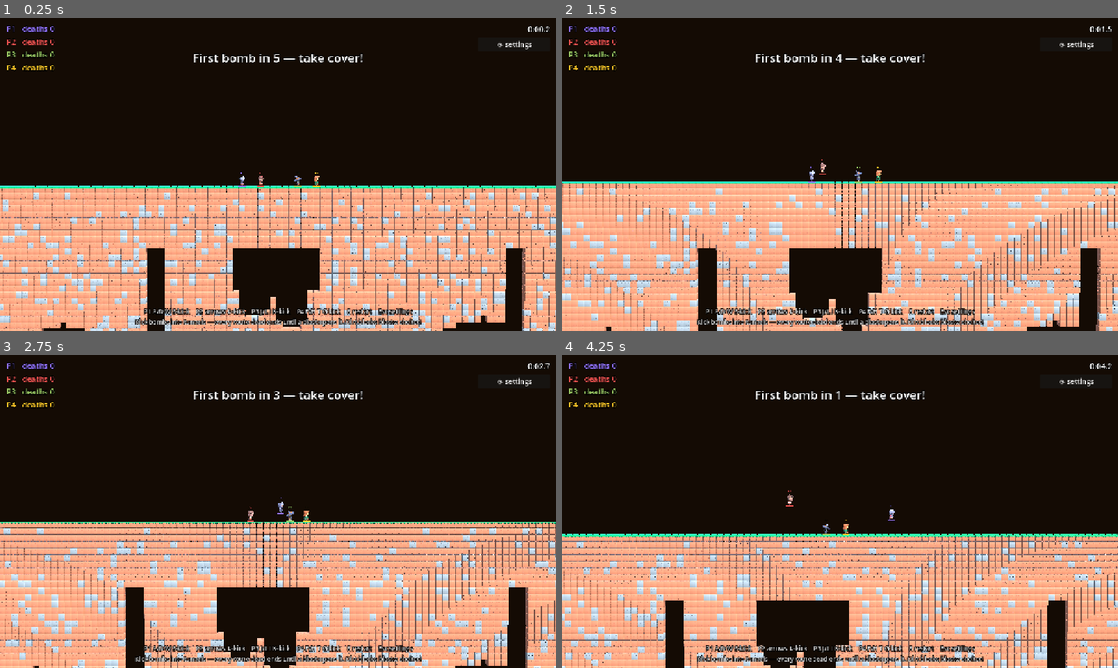
Above: before the commit, frames 1-4 (two rows, left to right).
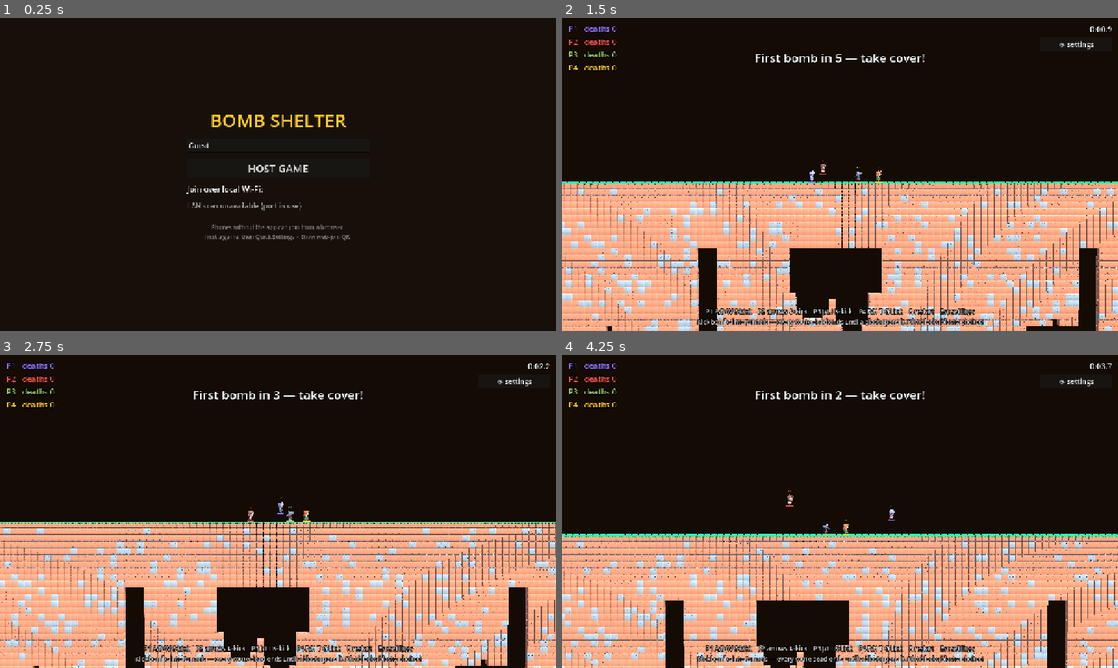
Above: after the commit, the same moments.

Repository: uchy4/dummy
Game: Godot game, scene res://scenes/menu.tscn
Same seed, same stepped clock (60 frames per second), same inputs: the game is played once before the commit and once after it. Before the commit the project starts from res://scenes/main.tscn.
Inputs (mouse positions are in pixels of both pictures, inside the frame that each line leads up to):
- Up to frame 1 (0.25 s): no input
- Up to frame 2 (1.5 s): click (840, 168) at 0.5 s, where only the run after the commit has a clickable "HOST GAME"; tap Enter (ui_accept) at 1.25 s; move the mouse to (962, 158) at 1.27 s; hold D (p1_right) from 1.28 s (still down); hold S (p1_kick) from 1.28 s (still down); click (962, 158) at 1.42 s
- Up to frame 3 (2.75 s): tap W (p1_jump) at 1.52, 1.55, 1.82, 2.1, 2.27, 2.57 s; move the mouse to (166, 527) at 2.02 s; release D (p1_right) at 2.03 s; release S (p1_kick) at 2.03 s; hold Down from 2.03 s (still down); tap S (p1_kick) at 2.3 s
- Up to frame 4 (4.25 s): move the mouse to (895, 442) at 2.77 s; release Down at 2.78 s; hold D (p1_right) 2.78-3.53 s; hold S (p1_kick) 2.78-3.53 s; tap W (p1_jump) at 3.05, 3.77, 4.07 s; move the mouse to (812, 574) at 3.52 s; hold Up from 3.53 s (still down); tap J at 3.6 s; click (812, 574) at 3.67 s; tap S (p1_kick) at 3.8 s

The runs differ from the first frame. In frame 1, 43% of the frame differs, in the area x 0-100%, y 2-100%; in frame 2, 8.6%; in frame 3, 0.1%; in frame 4, less than 0.1%.

Commit message:
Two side-by-side APK flavors and native LAN host/join with discovery
Export presets split into Android (com.uchy4.bombshelter, 'Bomb Shelter
2D', custom feature mode2d) and Android3D (com.uchy4.bombshelter3d,
'Bomb Shelter 3D', mode3d); each APK locks its renderer and CI builds
and publishes both.

The game now boots into a menu: HOST GAME starts the usual match and
broadcasts a UDP discovery beacon (port 8930, 1 Hz); the join list shows
beacons heard on the LAN and connects as a native client. The client
speaks the existing WebSocket state protocol and mirrors the match with
puppet Player/Bomb/Chest entities on a client-mode Terrain, so both the
2D renderer and the KayKit 2.5D layer work unchanged; inputs stream
back to the host. Ragdolls, explosion FX, sounds, and win overlays are
reproduced client-side. Esc/Leave returns to the menu.

Co-Authored-By: Claude Fable 5 <noreply@anthropic.com>
Claude-Session: https://claude.ai/code/session_01QSJudmCHT44WHN37u3ZpBk

Diff:
--- a/bomb-shelter/project.godot
+++ b/bomb-shelter/project.godot
@@ -8,7 +8,7 @@
 
 config/name="Bomb Shelter"
 config/description="Bombs fall from the sky. Blast your way down through dead-end caverns to the finish line."
-run/main_scene="res://scenes/main.tscn"
+run/main_scene="res://scenes/menu.tscn"
 config/features=PackedStringArray("4.4")
 config/icon="res://icon.svg"
 
--- /dev/null
+++ b/bomb-shelter/scenes/client.tscn
@@ -0,0 +1,6 @@
+[gd_scene load_steps=2 format=3]
+
+[ext_resource type="Script" path="res://scripts/client_main.gd" id="1_client"]
+
+[node name="ClientMain" type="Node2D"]
+script = ExtResource("1_client")
--- /dev/null
+++ b/bomb-shelter/scenes/menu.tscn
@@ -0,0 +1,9 @@
+[gd_scene load_steps=2 format=3]
+
+[ext_resource type="Script" path="res://scripts/menu.gd" id="1_menu"]
+
+[node name="Menu" type="Control"]
+anchors_preset = 15
+anchor_right = 1.0
+anchor_bottom = 1.0
+script = ExtResource("1_menu")
--- a/bomb-shelter/scripts/bomb.gd
+++ b/bomb-shelter/scripts/bomb.gd
@@ -22,6 +22,10 @@
 var is_bomblet := false
 var fuse := 4.0
 var terrain: Terrain
+
+## Puppet: display-only mirror on a LAN-join client. Frozen, no fuse logic —
+## the host streams position and fuse.
+var puppet := false
 
 var _body_radius := 9.0
 var _blast_mult := 1.0
@@ -61,6 +65,10 @@
 			pm.bounce = 0.85
 			pm.friction = 0.4
 	physics_material_override = pm
+	if puppet:
+		freeze = true
+		collision_layer = 0
+		collision_mask = 0
 
 	var cs := CollisionShape2D.new()
 	var shape := CircleShape2D.new()
@@ -98,7 +106,7 @@
 
 
 func _physics_process(delta: float) -> void:
-	if _exploded:
+	if _exploded or puppet:
 		return
 	# Deflect bounces sideways a little so a bomb never pogos straight up
 	# and down in place forever.
--- a/bomb-shelter/scripts/chest.gd
+++ b/bomb-shelter/scripts/chest.gd
@@ -4,10 +4,18 @@
 ## one-time protection from a lethal blast. Unshielded explosions destroy
 ## unopened chests.
 
+## Puppet: display-only mirror on a LAN-join client (host handles pickups).
+var puppet := false
+
+
 func _ready() -> void:
 	add_to_group(&"chests")
 	z_index = 4
 	collision_layer = 0
+	if puppet:
+		collision_mask = 0
+		monitoring = false
+		return
 	collision_mask = 2
 	var cs := CollisionShape2D.new()
 	var rs := RectangleShape2D.new()
--- /dev/null
+++ b/bomb-shelter/scripts/client_main.gd
@@ -0,0 +1,385 @@
+class_name ClientMain
+extends Node2D
+## Native LAN-join client. Connects to a host's WebSocket (same protocol the
+## web page uses) and mirrors the match with puppet Players/Bombs/Chests on a
+## client-mode Terrain — so both the 2D renderer and the KayKit 2.5D layer
+## work unchanged. Sends this player's input back to the host.
+
+var world: Node2D
+var terrain: Terrain
+var camera: GameCamera
+var ws := WebSocketPeer.new()
+var joined := false
+var my_index := -1
+
+var players: Array[Player] = []
+var bombs: Array[Bomb] = []
+var chests: Array[Node2D] = []
+var _ptargets: Array[Vector2] = []
+var _plast: Array[Vector2] = []
+var _btargets: Array[Vector2] = []
+var _finish: FinishLine
+
+var _status: Label
+var _win_label: Label
+var _hud: CanvasLayer
+var _touch_buttons: Array[TouchScreenButton] = []
+var _sent_a := 0
+var _sent_j := false
+var _sent_k := false
+
+
+func _ready() -> void:
+	if OS.has_feature("mode3d"):
+		Settings.mode_3d = true
+	elif OS.has_feature("mode2d"):
+		Settings.mode_3d = false
+
+	world = Node2D.new()
+	world.name = "World"
+	add_child(world)
+
+	terrain = Terrain.new()
+	terrain.client_mode = true
+	world.add_child(terrain)
+	_build_backdrops()
+
+	add_child(Sfx.new())
+
+	camera = GameCamera.new()
+	var wr := terrain.world_rect()
+	camera.map_rect = wr.grow_individual(40, 500, 40, 0)
+	camera.position = Vector2(wr.get_center().x, terrain.surface_y() - 60.0)
+	camera.zoom = Vector2(0.8, 0.8)
+	world.add_child(camera)
+
+	_build_hud()
+
+	if Settings.mode_3d:
+		world.visible = false
+		var v3 := Visual3D.new()
+		v3.terrain = terrain
+		add_child(v3)
+
+	var err := ws.connect_to_url("ws://%s:%d" % [Settings.join_ip, Settings.join_ws_port])
+	if err != OK:
+		_leave("Could not connect")
+
+
+func _process(delta: float) -> void:
+	ws.poll()
+	match ws.get_ready_state():
+		WebSocketPeer.STATE_OPEN:
+			if not joined:
+				joined = true
+				ws.send_text(JSON.stringify({
+					"t": "join", "n": Settings.join_name, "c": "#ff8f2e",
+				}))
+			while ws.get_available_packet_count() > 0:
+				var msg: Variant = JSON.parse_string(ws.get_packet().get_string_from_utf8())
+				if msg is Dictionary:
+					_handle(msg)
+			_send_inputs()
+		WebSocketPeer.STATE_CLOSED:
+			_leave("Disconnected from host")
+			return
+
+	if Input.is_action_just_pressed(&"settings"):
+		_leave("")
+		return
+
+	_animate_puppets(delta)
+
+
+func _animate_puppets(delta: float) -> void:
+	var k := 1.0 - exp(-14.0 * delta)
+	for i in players.size():
+		var p := players[i]
+		if not is_instance_valid(p):
+			continue
+		var target := _ptargets[i]
+		if p.global_position.distance_to(target) > 150.0:
+			p.global_position = target
+		else:
+			p.global_position = p.global_position.lerp(target, k)
+		var vx := (target.x - _plast[i].x) * 15.0
+		var vy := (target.y - _plast[i].y) * 15.0
+		p.velocity = Vector2(vx, vy)
+		p.puppet_on_floor = absf(vy) < 30.0
+		if absf(vx) > 20.0:
+			p._facing = 1 if vx > 0.0 else -1
+		var swing_target := 0.0
+		if absf(vx) > 20.0 and p.puppet_on_floor:
+			p._walk_phase += vx * delta * 0.055
+			swing_target = sin(p._walk_phase) * 0.6
+		elif not p.puppet_on_floor:
+			swing_target = 0.35
+		p._swing = lerpf(p._swing, swing_target, 0.35)
+		p.queue_redraw()
+	for i in bombs.size():
+		var b := bombs[i]
+		if not is_instance_valid(b):
+			continue
+		if b.global_position.distance_to(_btargets[i]) > 120.0:
+			b.global_position = _btargets[i]
+		else:
+			b.global_position = b.global_position.lerp(_btargets[i], k)
+
+
+func _send_inputs() -> void:
+	var axis := Input.get_axis(&"p1_left", &"p1_right")
+	var a := 0
+	if axis < -0.3:
+		a = -1
+	elif axis > 0.3:
+		a = 1
+	var j := Input.is_action_pressed(&"p1_jump")
+	var kk := Input.is_action_pressed(&"p1_kick")
+	if a != _sent_a or j != _sent_j or kk != _sent_k:
+		_sent_a = a
+		_sent_j = j
+		_sent_k = kk
+		ws.send_text(JSON.stringify({"t": "i", "a": a, "j": 1 if j else 0, "k": 1 if kk else 0}))
+
+
+func _handle(m: Dictionary) -> void:
+	match str(m.get("t", "")):
+		"init":
+			terrain.load_from_string(str(m.get("grid", "")))
+			_clear_entities()
+			_win_label.get_parent().visible = false
+			if _finish:
+				_finish.queue_free()
+			_finish = FinishLine.new()
+			_finish.rect = Rect2(3 * Terrain.TILE, float(m.get("fin", 0)),
+				(Terrain.W - 6) * Terrain.TILE, 14)
+			world.add_child(_finish)
+			_status.text = ""
+		"roster":
+			_apply_roster(m.get("p", []))
+		"you":
+			my_index = int(m.get("i", -1))
+		"s":
+			_apply_snapshot(m)
+		"carve":
+			var pos := Vector2(float(m.get("x", 0)), float(m.get("y", 0)))
+			var r := float(m.get("r", 60))
+			terrain.carve_circle(pos, r)
+			get_tree().call_group(&"sfx", &"play_explosion", pos, r / 66.0, 0)
+			get_tree().call_group(&"camera", &"add_trauma", 0.3)
+			if not Settings.mode_3d:
+				var fx := ExplosionFx.new()
+				fx.radius = r
+				fx.position = pos
+				world.add_child(fx)
+		"win":
+			_win_label.text = "%s WINS!" % str(m.get("n", "?")).to_upper()
+			_win_label.add_theme_color_override(&"font_color",
+				Color.from_string("#" + str(m.get("c", "ffffff")), Color.WHITE))
+			_win_label.get_parent().visible = true
+			get_tree().call_group(&"sfx", &"play_fanfare", Vector2.ZERO)
+
+
+func _apply_roster(list: Array) -> void:
+	while players.size() > list.size():
+		var extra: Player = players.pop_back()
+		_ptargets.pop_back()
+		_plast.pop_back()
+		if is_instance_valid(extra):
+			extra.queue_free()
+	while players.size() < list.size():
+		var p := Player.new()
+		p.puppet = true
+		p.name = "Puppet%d" % players.size()
+		p.setup_remote(players.size(), "?", Color.WHITE)
+		world.add_child(p)
+		players.append(p)
+		_ptargets.append(Vector2.ZERO)
+		_plast.append(Vector2.ZERO)
+	for i in list.size():
+		var entry: Dictionary = list[i]
+		var c1 := Color.from_string("#" + str(entry.get("c", "ffffff")), Color.WHITE)
+		var c2 := Color.from_string("#" + str(entry.get("c2", "")), c1)
+		players[i].set_colors(c1, c2)
+		players[i].display_name = str(entry.get("n", "?"))
+
+
+func _apply_snapshot(m: Dictionary) -> void:
+	var ps: Array = m.get("p", [])
+	for i in mini(ps.size(), players.size()):
+		var arr: Array = ps[i]
+		_plast[i] = _ptargets[i]
+		_ptargets[i] = Vector2(float(arr[0]), float(arr[1]))
+		var p := players[i]
+		var was := p.alive
+		p.alive = int(arr[2]) == 1
+		p.visible = p.alive
+		if arr.size() > 5:
+			p.armor = int(arr[5]) == 1
+		if was and not p.alive:
+			var rd := Ragdoll.new()
+			rd.color = p.player_color
+			rd.color2 = p.color2
+			rd.position = _ptargets[i]
+			world.add_child(rd)
+			get_tree().call_group(&"sfx", &"play_splat", _ptargets[i])
+		if i == my_index:
+			if not p.alive:
+				_status.text = "ELIMINATED — spectating" if int(arr[3]) < 0 \
+					else "respawn in %.1f" % (float(arr[3]) / 10.0)
+			else:
+				_status.text = ""
+
+	var bs: Array = m.get("b", [])
+	while bombs.size() > bs.size():
+		var extra: Bomb = bombs.pop_back()
+		_btargets.pop_back()
+		if is_instance_valid(extra):
+			extra.queue_free()
+	for i in bs.size():
+		var arr: Array = bs[i]
+		var btype := int(arr[2])
+		var brad := float(arr[4])
+		if i < bombs.size() and (int(bombs[i].type) != btype
+				or absf(bombs[i]._body_radius - brad) > 1.0):
+			bombs[i].queue_free()
+			bombs[i] = _make_puppet_bomb(btype, brad, Vector2(float(arr[0]), float(arr[1])))
+			_btargets[i] = bombs[i].position
+		elif i >= bombs.size():
+			bombs.append(_make_puppet_bomb(btype, brad, Vector2(float(arr[0]), float(arr[1]))))
+			_btargets.append(bombs[i].position)
+		_btargets[i] = Vector2(float(arr[0]), float(arr[1]))
+		bombs[i].fuse = float(arr[3]) / 10.0
+
+	var cs: Array = m.get("c", [])
+	while chests.size() > cs.size():
+		var extra: Node2D = chests.pop_back()
+		if is_instance_valid(extra):
+			extra.queue_free()
+	while chests.size() < cs.size():
+		var ch := Chest.new()
+		ch.puppet = true
+		world.add_child(ch)
+		chests.append(ch)
+	for i in cs.size():
+		var arr: Array = cs[i]
+		chests[i].position = Vector2(float(arr[0]), float(arr[1]))
+
+
+func _make_puppet_bomb(btype: int, brad: float, pos: Vector2) -> Bomb:
+	var b := Bomb.new()
+	b.puppet = true
+	b.type = btype as Bomb.Type
+	b.is_bomblet = btype == Bomb.Type.CLUSTER and brad < 7.0
+	b.position = pos
+	world.add_child(b)
+	return b
+
+
+func _clear_entities() -> void:
+	for p in players:
+		if is_instance_valid(p):
+			p.queue_free()
+	for b in bombs:
+		if is_instance_valid(b):
+			b.queue_free()
+	for ch in chests:
+		if is_instance_valid(ch):
+			ch.queue_free()
+	players.clear()
+	bombs.clear()
+	chests.clear()
+	_ptargets.clear()
+	_plast.clear()
+	_btargets.clear()
+
+
+func _leave(_reason: String) -> void:
+	get_tree().change_scene_to_file("res://scenes/menu.tscn")
+
+
+func _build_backdrops() -> void:
+	var wr := terrain.world_rect()
+	var sky := ColorRect.new()
+	sky.color = Color("8ecae6")
+	sky.position = Vector2(wr.position.x - 400, -900)
+	sky.size = Vector2(wr.size.x + 800, wr.size.y + 900)
+	sky.z_index = -20
+	world.add_child(sky)
+	var cave := ColorRect.new()
+	cave.color = Color("17100a")
+	cave.position = Vector2(wr.position.x, terrain.surface_y())
+	cave.size = Vector2(wr.size.x, wr.size.y - terrain.surface_y())
+	cave.z_index = -15
+	world.add_child(cave)
+
+
+func _build_hud() -> void:
+	_hud = CanvasLayer.new()
+	_hud.layer = 10
+	add_child(_hud)
+
+	_status = Label.new()
+	_status.set_anchors_preset(Control.PRESET_CENTER_TOP)
+	_status.offset_left = -300
+	_status.offset_right = 300
+	_status.offset_top = 60
+	_status.offset_bottom = 100
+	_status.horizontal_alignment = HORIZONTAL_ALIGNMENT_CENTER
+	_status.add_theme_font_size_override(&"font_size", 22)
+	_status.add_theme_color_override(&"font_outline_color", Color.BLACK)
+	_status.add_theme_constant_override(&"outline_size", 5)
+	_status.text = "connecting to %s…" % Settings.join_ip
+	_hud.add_child(_status)
+
+	var leave := Button.new()
+	leave.text = "Leave"
+	leave.focus_mode = Control.FOCUS_NONE
+	leave.position = Vector2(10, 10)
+	leave.pressed.connect(func() -> void: _leave(""))
+	_hud.add_child(leave)
+
+	var overlay := ColorRect.new()
+	overlay.color = Color(0, 0, 0, 0.55)
+	overlay.set_anchors_preset(Control.PRESET_FULL_RECT)
+	overlay.visible = false
+	_hud.add_child(overlay)
+	var center := CenterContainer.new()
+	center.set_anchors_preset(Control.PRESET_FULL_RECT)
+	overlay.add_child(center)
+	_win_label = Label.new()
+	_win_label.add_theme_font_size_override(&"font_size", 44)
+	_win_label.add_theme_color_override(&"font_outline_color", Color.BLACK)
+	_win_label.add_theme_constant_override(&"outline_size", 6)
+	center.add_child(_win_label)
+
+	if DisplayServer.is_touchscreen_available():
+		for cfg: Array in [[&"p1_left", "<"], [&"p1_right", ">"], [&"p1_jump", "^"], [&"p1_kick", "K"]]:
+			var b := TouchScreenButton.new()
+			b.action = cfg[0]
+			var shape := CircleShape2D.new()
+			shape.radius = 74.0
+			b.shape = shape
+			b.passby_press = true
+			var l := Label.new()
+			l.text = cfg[1]
+			l.size = Vector2(128, 128)
+			l.horizontal_alignment = HORIZONTAL_ALIGNMENT_CENTER
+			l.vertical_alignment = VERTICAL_ALIGNMENT_CENTER
+			l.add_theme_font_size_override(&"font_size", 52)
+			l.add_theme_color_override(&"font_color", Color(1, 1, 1, 0.8))
+			b.add_child(l)
+			_hud.add_child(b)
+			_touch_buttons.append(b)
+		_layout_touch()
+		get_viewport().size_changed.connect(_layout_touch)
+
+
+func _layout_touch() -> void:
+	if _touch_buttons.size() < 4:
+		return
+	var vs := get_viewport().get_visible_rect().size
+	_touch_buttons[0].position = Vector2(36, vs.y - 170)
+	_touch_buttons[1].position = Vector2(204, vs.y - 170)
+	_touch_buttons[2].position = Vector2(vs.x - 170, vs.y - 170)
+	_touch_buttons[3].position = Vector2(vs.x - 318, vs.y - 170)
--- a/bomb-shelter/scripts/hud.gd
+++ b/bomb-shelter/scripts/hud.gd
@@ -175,12 +175,14 @@
 	one_life.toggled.connect(func(on: bool) -> void: Settings.one_life = on)
 	vbox.add_child(one_life)
 
-	var mode3d := CheckBox.new()
-	mode3d.text = "2.5D graphics (applies on restart, R)"
-	mode3d.button_pressed = Settings.mode_3d
-	mode3d.focus_mode = Control.FOCUS_NONE
-	mode3d.toggled.connect(func(on: bool) -> void: Settings.mode_3d = on)
-	vbox.add_child(mode3d)
+	if not (OS.has_feature("mode2d") or OS.has_feature("mode3d")):
+		# Flavor APKs are locked to their renderer; only dev builds can switch.
+		var mode3d := CheckBox.new()
+		mode3d.text = "2.5D graphics (applies on restart, R)"
+		mode3d.button_pressed = Settings.mode_3d
+		mode3d.focus_mode = Control.FOCUS_NONE
+		mode3d.toggled.connect(func(on: bool) -> void: Settings.mode_3d = on)
+		vbox.add_child(mode3d)
 
 	_add_slider(vbox, "Bots — hard AI (applies on restart, R)", 0.0, 4.0, 1.0,
 		float(Settings.bot_count),
--- a/bomb-shelter/scripts/main.gd
+++ b/bomb-shelter/scripts/main.gd
@@ -36,13 +36,19 @@
 
 
 func _enter_tree() -> void:
-	_register_actions()
+	register_actions()
 
 
 func _ready() -> void:
 	# Main + HUD keep processing while the tree is paused (win screen);
 	# everything inside World freezes.
 	process_mode = Node.PROCESS_MODE_ALWAYS
+	# Flavor APKs lock the renderer: the 2D and 3D builds install side by side.
+	if OS.has_feature("mode3d"):
+		Settings.mode_3d = true
+	elif OS.has_feature("mode2d"):
+		Settings.mode_3d = false
+	NetHub.advertising = true  # hosting: discoverable on the local network
 	touch = DisplayServer.is_touchscreen_available()
 	if touch:
 		num_players = 1  # phone: one player racing the bombs, on-screen buttons
@@ -454,7 +460,7 @@
 	get_tree().reload_current_scene()
 
 
-func _register_actions() -> void:
+static func register_actions() -> void:
 	for i in KEYMAPS.size():
 		for dir in ["left", "right", "jump", "kick"]:
 			_add_action("p%d_%s" % [i + 1, dir], KEYMAPS[i][dir])
@@ -462,7 +468,7 @@
 	_add_action("settings", [KEY_ESCAPE])
 
 
-func _add_action(action: String, keys: Array) -> void:
+static func _add_action(action: String, keys: Array) -> void:
 	if InputMap.has_action(action):
 		return
 	InputMap.add_action(action)
--- /dev/null
+++ b/bomb-shelter/scripts/menu.gd
@@ -0,0 +1,128 @@
+class_name Menu
+extends Control
+## Boot menu: host a match on this device, or discover and join a game
+## being hosted on the local Wi-Fi (host phones broadcast a UDP beacon).
+
+const STALE := 4.0
+
+var _games := {}  # ip -> {name, ws, http, seen}
+var _udp := PacketPeerUDP.new()
+var _scan_ok := false
+var _name_edit: LineEdit
+var _list: VBoxContainer
+var _scan_label: Label
+var _refresh := 0.0
+
+
+func _ready() -> void:
+	NetHub.advertising = false
+	Main.register_actions()
+	_build_ui()
+	_scan_ok = _udp.bind(NetHub.BEACON_PORT) == OK
+	if not _scan_ok:
+		_scan_label.text = "LAN scan unavailable (port in use)"
+	if OS.get_environment("BOMB_SHELTER_SMOKE") == "1":
+		call_deferred("_host")
+
+
+func _process(delta: float) -> void:
+	if _scan_ok:
+		while _udp.get_available_packet_count() > 0:
+			var ip := _udp.get_packet_ip()
+			var msg: Variant = JSON.parse_string(_udp.get_packet().get_string_from_utf8())
+			if msg is Dictionary and str(msg.get("g", "")) == "bombshelter":
+				_games[ip] = {
+					"name": str(msg.get("n", "Host")), "ws": int(msg.get("ws", 0)),
+					"http": int(msg.get("http", 0)), "seen": 0.0,
+				}
+	for ip in _games.keys():
+		_games[ip].seen += delta
+		if _games[ip].seen > STALE:
+			_games.erase(ip)
+	_refresh -= delta
+	if _refresh <= 0.0:
+		_refresh = 0.5
+		_rebuild_list()
+
+
+func _build_ui() -> void:
+	var bg := ColorRect.new()
+	bg.color = Color("17100a")
+	bg.set_anchors_preset(Control.PRESET_FULL_RECT)
+	add_child(bg)
+
+	var center := CenterContainer.new()
+	center.set_anchors_preset(Control.PRESET_FULL_RECT)
+	add_child(center)
+	var box := VBoxContainer.new()
+	box.add_theme_constant_override(&"separation", 14)
+	box.custom_minimum_size = Vector2(420, 0)
+	center.add_child(box)
+
+	var title := Label.new()
+	title.text = "BOMB SHELTER"
+	title.add_theme_font_size_override(&"font_size", 42)
+	title.add_theme_color_override(&"font_color", Color("ffca28"))
+	title.horizontal_alignment = HORIZONTAL_ALIGNMENT_CENTER
+	box.add_child(title)
+
+	_name_edit = LineEdit.new()
+	_name_edit.placeholder_text = "Your name (for joining)"
+	_name_edit.text = Settings.join_name
+	_name_edit.max_length = 10
+	box.add_child(_name_edit)
+
+	var host := Button.new()
+	host.text = "HOST GAME"
+	host.add_theme_font_size_override(&"font_size", 24)
+	host.pressed.connect(_host)
+	box.add_child(host)
+
+	var join_title := Label.new()
+	join_title.text = "Join over local Wi-Fi:"
+	join_title.add_theme_font_size_override(&"font_size", 18)
+	box.add_child(join_title)
+
+	_scan_label = Label.new()
+	_scan_label.text = "searching for hosted games…"
+	_scan_label.add_theme_color_override(&"font_color", Color(1, 1, 1, 0.6))
+	box.add_child(_scan_label)
+
+	_list = VBoxContainer.new()
+	_list.add_theme_constant_override(&"separation", 8)
+	box.add_child(_list)
+
+	var hint := Label.new()
+	hint.text = "Phones without the app can join from a browser:\nhost a game, then Quick Settings > Show web-join QR."
+	hint.add_theme_font_size_override(&"font_size", 13)
+	hint.add_theme_color_override(&"font_color", Color(1, 1, 1, 0.45))
+	hint.horizontal_alignment = HORIZONTAL_ALIGNMENT_CENTER
+	box.add_child(hint)
+
+
+func _rebuild_list() -> void:
+	for child in _list.get_children():
+		child.queue_free()
+	if _scan_ok:
+		_scan_label.visible = _games.is_empty()
+	for ip in _games:
+		var g: Dictionary = _games[ip]
+		var b := Button.new()
+		b.text = "JOIN  %s  (%s)" % [g.name, ip]
+		b.add_theme_font_size_override(&"font_size", 20)
+		b.pressed.connect(_join.bind(str(ip), int(g.ws)))
+		_list.add_child(b)
+
+
+func _host() -> void:
+	NetHub.advertising = true
+	get_tree().change_scene_to_file("res://scenes/main.tscn")
+
+
+func _join(ip: String, ws_port: int) -> void:
+	Settings.join_ip = ip
+	Settings.join_ws_port = ws_port
+	Settings.join_name = _name_edit.text.strip_edges()
+	if Settings.join_name.is_empty():
+		Settings.join_name = "Guest"
+	get_tree().change_scene_to_file("res://scenes/client.tscn")
--- a/bomb-shelter/scripts/net_hub.gd
+++ b/bomb-shelter/scripts/net_hub.gd
@@ -16,10 +16,18 @@
 	"4dd0e1", "ff6bcb", "a1887f", "eceff1", "26a69a",
 ]
 
+const BEACON_PORT := 8930
+
 var http_port := 0
 var ws_port := 0
+## When true (hosting), broadcast a discovery beacon so other phones'
+## "Join LAN game" screens can find this match.
+var advertising := false
 ## id -> {ws, joined, connected, name, color, axis, jump}
 var clients := {}
+
+var _beacon := PacketPeerUDP.new()
+var _beacon_t := 0.0
 
 var _http := TCPServer.new()
 var _wss := TCPServer.new()
@@ -246,6 +254,7 @@
 		if _wss.listen(p) == OK:
 			ws_port = p
 			break
+	_beacon.set_broadcast_enabled(true)
 
 
 func join_url() -> String:
@@ -269,6 +278,19 @@
 
 
 func _process(delta: float) -> void:
+	# --- LAN discovery beacon (hosting only) ---
+	if advertising:
+		_beacon_t -= delta
+		if _beacon_t <= 0.0:
+			_beacon_t = 1.0
+			var label := OS.get_model_name()
+			if label.is_empty() or label == "GenericDevice":
+				label = "Host"
+			_beacon.set_dest_address("255.255.255.255", BEACON_PORT)
+			_beacon.put_packet(JSON.stringify({
+				"g": "bombshelter", "n": label, "ws": ws_port, "http": http_port,
+			}).to_utf8_buffer())
+
 	# --- plain HTTP: serve the controller page ---
 	while _http.is_connection_available():
 		_pending.append({"tcp": _http.take_connection(), "buf": "", "age": 0.0, "sent": false})
--- a/bomb-shelter/scripts/player.gd
+++ b/bomb-shelter/scripts/player.gd
@@ -29,6 +29,12 @@
 var remote_axis := 0.0
 var remote_jump := false
 var remote_kick := false
+
+## Puppet: a display-only mirror on a LAN-join client. No physics, no input —
+## position and state come from host snapshots; drawing and the 3D layer work
+## as usual.
+var puppet := false
+var puppet_on_floor := true
 
 var world_bounds := Rect2(-100000, -100000, 200000, 200000)
 
@@ -89,6 +95,10 @@
 func _ready() -> void:
 	add_to_group(&"players")
 	z_index = 5
+	if puppet:
+		collision_layer = 0
+		collision_mask = 0
+		return
 	collision_layer = 2
 	collision_mask = 1 | 2 | 4  # terrain, other players, bombs
 	floor_snap_length = 6.0
@@ -100,7 +110,14 @@
 	add_child(_shape)
 
 
+## True when standing on ground; snapshot-driven for puppets.
+func on_ground() -> bool:
+	return puppet_on_floor if puppet else is_on_floor()
+
+
 func _physics_process(delta: float) -> void:
+	if puppet:
+		return
 	if not alive:
 		if not Settings.one_life:
 			respawn_left -= delta
--- a/bomb-shelter/scripts/settings.gd
+++ b/bomb-shelter/scripts/settings.gd
@@ -28,3 +28,8 @@
 ## Local players' chosen colors (set from the Quick Settings pickers).
 ## Filled with the defaults by Main on first run.
 static var player_colors: Array[Color] = []
+
+## LAN join handoff from the menu to the client scene.
+static var join_ip := ""
+static var join_ws_port := 0
+static var join_name := "Guest"
--- a/bomb-shelter/scripts/terrain.gd
+++ b/bomb-shelter/scripts/terrain.gd
@@ -30,10 +30,27 @@
 var _src_id := 0
 
 
+## Client mode: no generation — the grid arrives from the host over the
+## network via load_from_string() and carve events.
+var client_mode := false
+
+
 func _ready() -> void:
 	rng.randomize()
 	_build_tileset()
+	if client_mode:
+		return
 	_generate()
+	_paint_all()
+
+
+## Fill the grid from the wire format (one digit per cell, row-major).
+func load_from_string(s: String) -> void:
+	_grid.resize(W * H)
+	_grid.fill(Cell.EMPTY)
+	for i in mini(s.length(), _grid.size()):
+		_grid[i] = s.unicode_at(i) - 48
+	clear()
 	_paint_all()
 
 
--- a/bomb-shelter/scripts/visual3d.gd
+++ b/bomb-shelter/scripts/visual3d.gd
@@ -226,13 +226,13 @@
 		var model := vis.get_node("Model") as Node3D
 		var target_yaw := PI / 2.0 * float(p._facing)
 		model.rotation.y = lerp_angle(model.rotation.y, target_yaw, minf(12.0 * delta, 1.0))
-		var moving := absf(p.velocity.x) > 20.0 and p.is_on_floor()
+		var moving := absf(p.velocity.x) > 20.0 and p.on_ground()
 		var bob := absf(sin(_time * 11.0)) * 0.09 if moving else 0.0
 		model.position.y = -CHAR_HEIGHT / 2.0 + bob
 		var lean := 0.0
 		if moving:
 			lean = -0.1 * float(p._facing)
-		elif not p.is_on_floor():
+		elif not p.on_ground():
 			lean = 0.14 * float(p._facing)
 		model.rotation.z = lerpf(model.rotation.z, lean, minf(10.0 * delta, 1.0))
 		var armor_ring := vis.get_node("ArmorRing") as Node3D
Not shown, changed: bomb-shelter/export_presets.cfg
Not shown, changed: .github/workflows/build-bomb-shelter-android.yml
